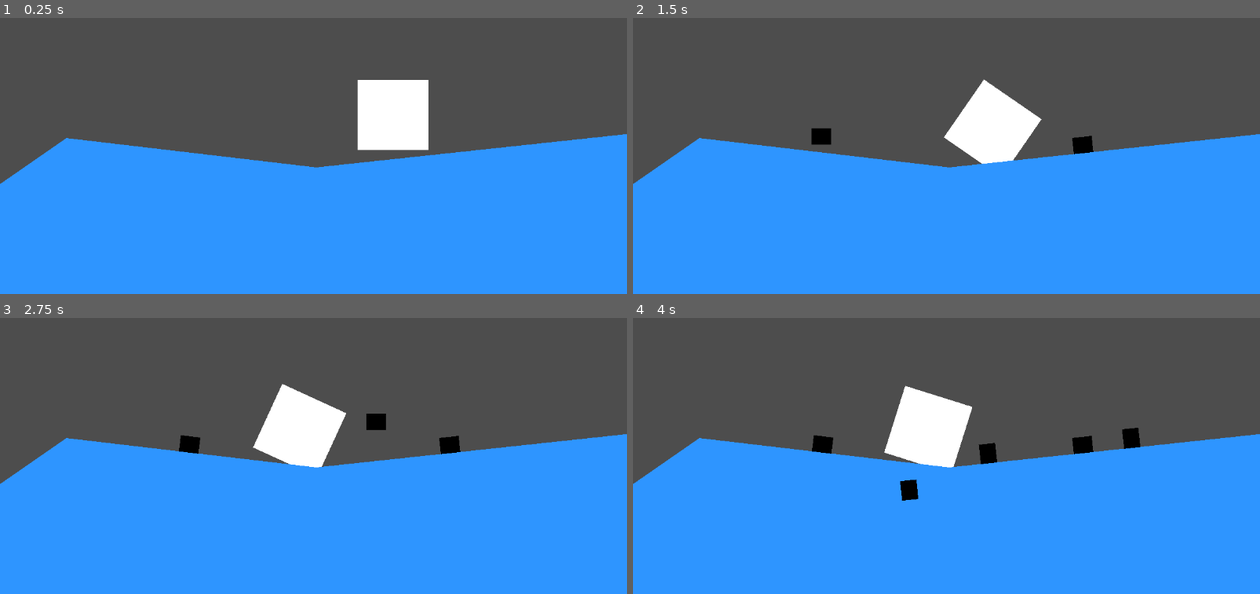
Above: before the commit, frames 1-4 (two rows, left to right).
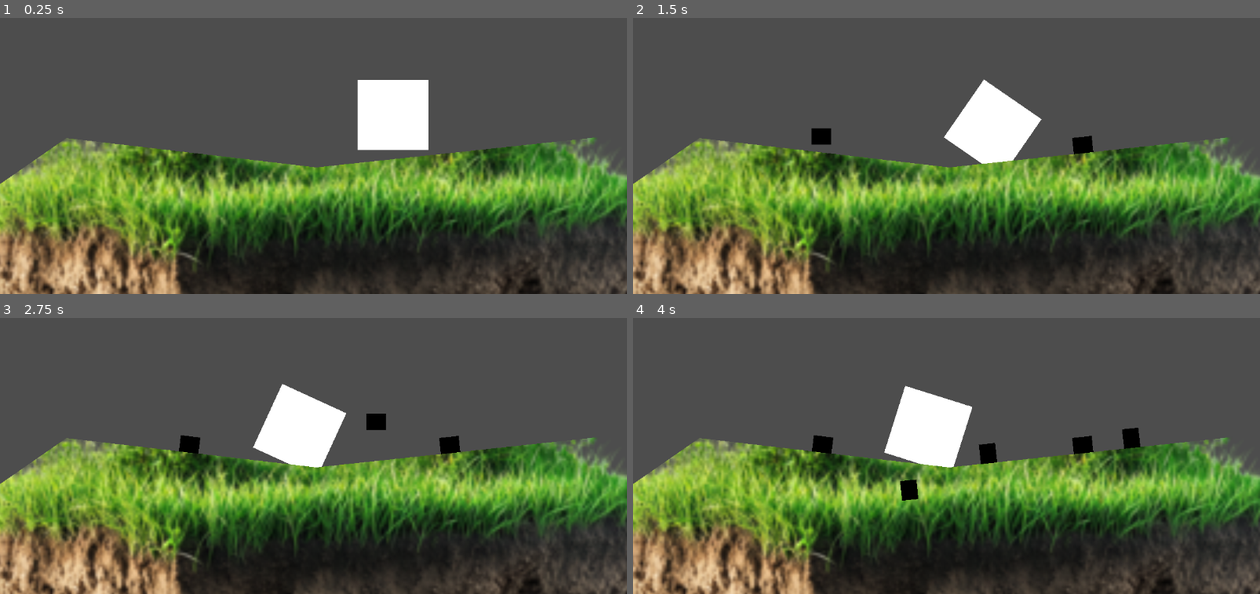
Above: after the commit, the same moments.

Repository: t0qen/baudo-game-jam-autumn
Game: Godot game, scene res://scenes/maintest.tscn
The game is run twice, just before and just after one commit, with the same random seed, the same clock (stepped at 60 frames per second) and the same inputs.
Inputs (mouse positions are in pixels of both pictures, inside the frame that each line leads up to):
- Up to frame 1 (0.25 s): no input
- Up to frame 2 (1.5 s): move the mouse to (1084, 100) at 0.52 s; click (1084, 100) at 0.67 s; move the mouse to (821, 136) at 1.27 s; click (821, 136) at 1.42 s
- Up to frame 3 (2.75 s): move the mouse to (376, 340) at 2.02 s; click (376, 340) at 2.17 s
- Up to frame 4 (4 s): move the mouse to (915, 489) at 2.77 s; click (915, 489) at 2.92 s; move the mouse to (1134, 469) at 3.52 s; click (1134, 469) at 3.67 s

The runs differ from the first frame. In frame 1, 51% of the frame differs, in the area x 0-100%, y 42-100%; in frame 2, 51%; in frame 3, 51%; in frame 4, 51%.

Commit message:
euçàefiçà

Diff:
--- a/scenes/Terrains/Terrain_1.tscn
+++ b/scenes/Terrains/Terrain_1.tscn
@@ -1,13 +1,16 @@
-[gd_scene load_steps=2 format=3 uid="uid://ccrg7xo42addi"]
+[gd_scene load_steps=3 format=3 uid="uid://ccrg7xo42addi"]
 
 [ext_resource type="Script" uid="uid://bjadow1jjrn4o" path="res://scripts/terrain_1.gd" id="1_b1e4u"]
+[ext_resource type="Texture2D" uid="uid://btcm76yd82541" path="res://pngtree-floating-grassy-landmass-defying-gravity-in-the-sky-png-image_14654596.png" id="2_xp2wb"]
 
 [node name="Terrain1" type="Node2D" groups=["destructible"]]
 script = ExtResource("1_b1e4u")
 
 [node name="Polygon2D" type="Polygon2D" parent="."]
 position = Vector2(19, -99)
-color = Color(0.18232295, 0.58661586, 1, 1)
+texture = ExtResource("2_xp2wb")
+texture_offset = Vector2(217.99, 41.89)
+texture_scale = Vector2(0.23, 0.23)
 polygon = PackedVector2Array(-156, 640, 103, 460, 562, 514, 1260, 439, 1488, 777, 680, 850, -109, 893)
 
 [node name="StaticBody2D" type="StaticBody2D" parent="."]
Binary file added: pngtree-floating-grassy-landmass-defying-gravity-in-the-sky-png-image_14654596.png
Not shown, added: pngtree-floating-grassy-landmass-defying-gravity-in-the-sky-png-image_14654596.png.import
